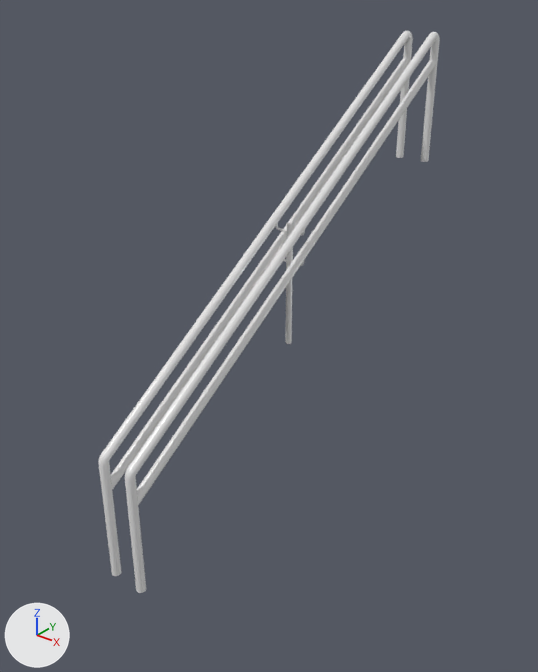
One commit to the FBX model PracaRooseveltMod/Assets/Models/PracaRoosevelt/DoubleRailingLong.fbx: the scene before it, then after it.
The view is the same before and after, from a 50 mm camera at (4.8, 36.1, 4.91) aimed at (1.95, 39.67, 2.69). Every picture has the same lights, and +X, +Y and +Z are marked at lower left. Where no turn or scale is listed for an object, it has been applied to the vertices.

The first picture shows 'DoubleRailingLong'.
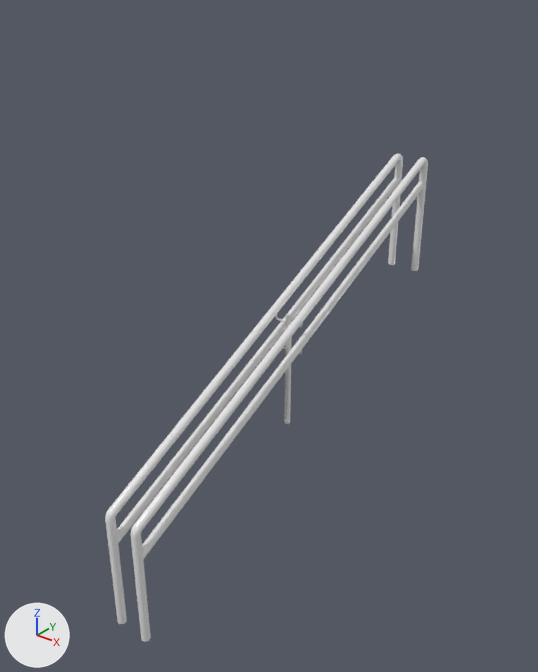
Location of each change, (x1, y1, x2, y2) in pixels of the pictures (538 x 672 px; the box of a moved part takes in the faces that stretch with it):
'DoubleRailingLong', reshaped, moved (13% shorter): before (98, 30, 440, 593); after (105, 153, 428, 642)
part 1 of me_doublerailinglong_001, moved or reshaped: before (285, 222, 293, 344); after (285, 313, 292, 424)
part 2 of me_doublerailinglong_001, rebuilt (15% shorter): before (137, 59, 437, 505); after (139, 182, 426, 561)
part 3 of me_doublerailinglong_001, rebuilt (15% shorter): before (111, 58, 410, 490); after (115, 177, 402, 545)
part 4 of me_doublerailinglong_001, moved or reshaped: before (98, 32, 436, 593); after (105, 155, 425, 642)
part 5 of me_doublerailinglong_001, moved or reshaped (not visible afterwards): before (276, 223, 305, 236)

What changed in the scene script:
```text
Change me_doublerailinglong_001:
    used by ob_doublerailinglong; location = (2.0, 41.4, 3.6)
    remove me_doublerailinglong_001.from_pydata(...)  # 628 vertices, 534 faces; spans x -0.14..0.14, y -3.19..0.03, z -2.0..0.93
    add me_doublerailinglong_001.from_pydata(...)  # 628 vertices, 534 faces; spans x -0.14..0.14, y -3.19..0.03, z -1.5..0.93
    me_doublerailinglong_001 part 1: the loose piece of 28 vertices spanning x -0.02..0.02, y -1.6..-1.56, z -1.0..-0.14 is moved by (0.0, 0.0, 0.25)
    me_doublerailinglong_001 part 2: the loose piece of 32 vertices spanning x 0.08..0.14, y -3.17..0.01, z -1.39..0.75 is rebuilt with 32 vertices and now spans x 0.08..0.14, y -3.18..0.02, z -0.89..0.75
    me_doublerailinglong_001 part 3: the loose piece of 32 vertices spanning x -0.14..-0.08, y -3.17..0.01, z -1.39..0.75 is rebuilt with 32 vertices and now spans x -0.14..-0.08, y -3.18..0.02, z -0.89..0.75
    me_doublerailinglong_001 part 4
    12 vertices are removed from x -0.12..0.12, y -3.12..-0.03, z -1.18..0.88
    40 faces are deleted
    154 vertices in x -0.14..0.14, y -3.19..-3.13, z -2.0..-1.13 move by (0.0, 0.0, 0.5)
    14 vertices in x -0.14..0.14, y -3.17..-3.13, z -1.18..-1.14 move by (0.0, 0.0, 0.51)
    8 vertices in x -0.14..0.14, y -3.16..-3.15, z -1.15..-1.14 move by (0.0, 0.01, 0.5)
    6 vertices in x -0.12..0.12, y -3.16, z -1.13 move by (0.0, 0.01, 0.51)
    4 vertices in x -0.13..0.13, y -3.13, z -1.17 move by (0.0, -0.01, 0.5)
    2 vertices move within x -0.11..0.11, y -0.03, z 0.87
    12 vertices are added at x -0.12..0.12, y -3.12..-0.04, z -0.67..0.88
    40 new faces join them
    me_doublerailinglong_001 part 5
    24 vertices are removed from x -0.09..0.09, y -1.59..-1.57, z -0.21..-0.19
    26 faces are deleted
    4 vertices in x -0.11..0.11, y -1.59..-1.57, z -0.18 move by (0.0, 0.0, 0.03)
    3 vertices in x -0.11, y -1.59..-1.57, z -0.2 move by (0.02, 0.0, 0.04)
    3 vertices in x -0.12..-0.11, y -1.59..-1.57, z -0.18 move by (0.01, 0.0, 0.03)
    3 vertices in x 0.11, y -1.59..-1.57, z -0.2 move by (-0.02, 0.0, 0.04)
    3 vertices in x 0.11..0.12, y -1.59..-1.57, z -0.18 move by (-0.01, 0.0, 0.03)
    8 vertices move from x -0.1..0.1, y -1.59..-1.57, z -0.19..-0.18 to x -0.1..0.1, y -1.59..-1.57, z -0.15..-0.14
    12 new vertices lie (0.0, 0.0, 0.05) away from vertices in x -0.12..0.12, y -1.59..-1.57, z -0.14
    6 new vertices lie (0.08, 0.0, 0.0) away from vertices in x -0.11..-0.1, y -1.59..-1.57, z -0.2..-0.19
    6 new vertices lie (-0.08, 0.0, 0.0) away from vertices in x 0.1..0.11, y -1.59..-1.57, z -0.2..-0.19
    26 new faces join them
Change ob_doublerailinglong:
    ob_doublerailinglong.location: (2.0, 41.4, 3.6) -> (2.0, 41.4, 2.7)
```
